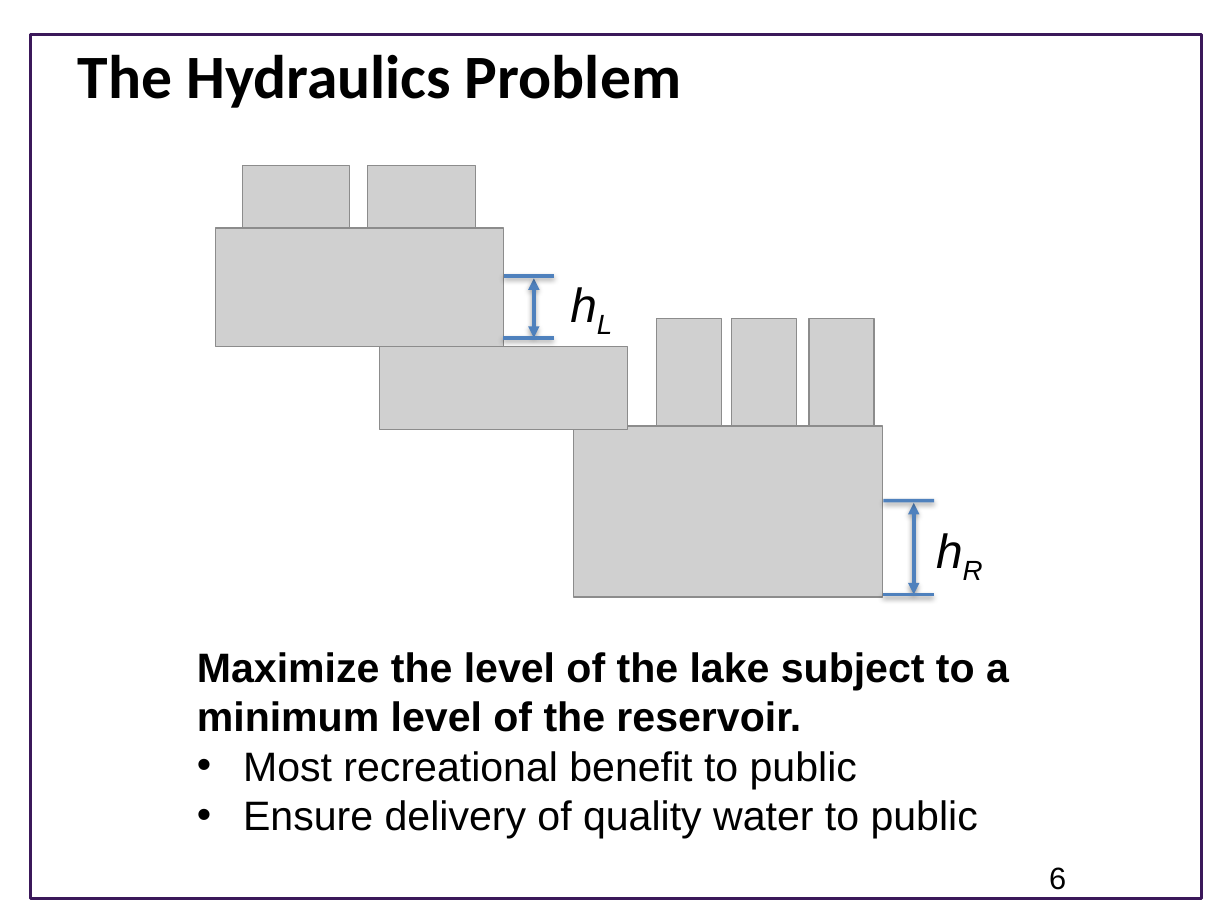
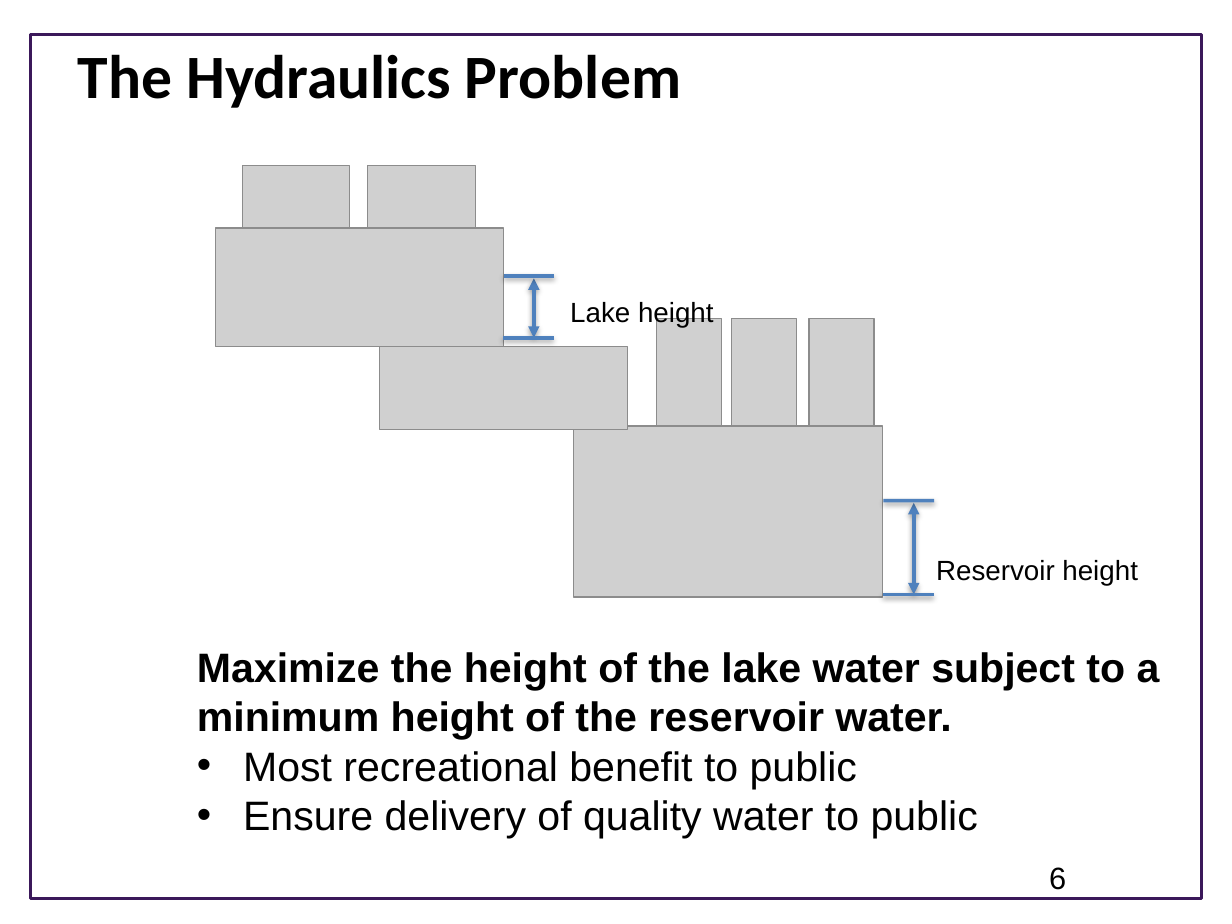
Before and after one commit to ModelEngineering/advancing-biomedical-models, a slide deck: slide 6 of Lectures/CSE 599V Lecture 2- Modeling Essentials.pptx. Drawn at 1232x924 pixels with LibreOffice and Linux fonts; fonts in the diff are those of the drawing; grey boxes stand for pictures; background and template pictures are left out. Boxes give left, top, right and bottom in pixels: in the first picture for what was removed or moved away, otherwise in the second. Text is boxed around its words. In the diff, an @@ line names an element or a change of style, - is before the commit and + after.

```diff
--- a/Lectures/CSE 599V Lecture 2- Modeling Essentials.pptx
+++ b/Lectures/CSE 599V Lecture 2- Modeling Essentials.pptx
@@ text at (570,302,714,327): text changed; italic off @@
-hL
+Lake height
@@ text at (936,560,1138,586): text changed; italic off @@
-hR
+Reservoir height
@@ text at (197,652,1160,740): text changed @@
-Maximize the level of the lake subject to a minimum level of the reservoir.
+Maximize the height of the lake water subject to a minimum height of the reservoir water.
```
Also in this commit, not shown: 4 other slides changed.
